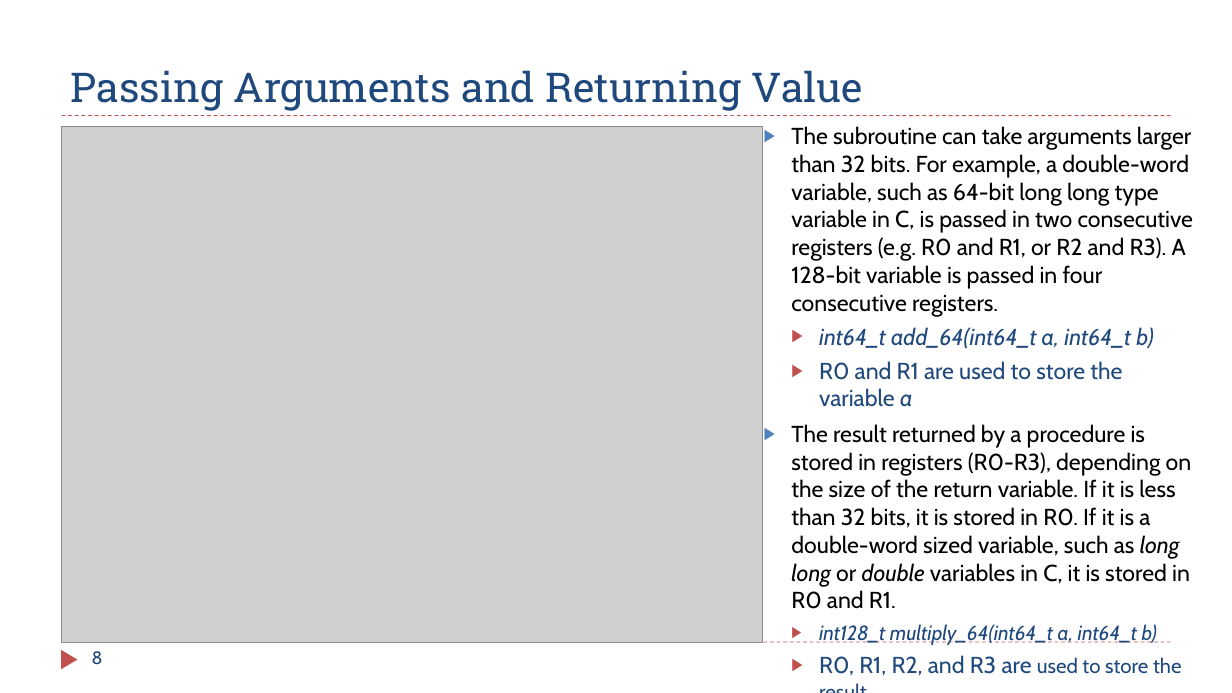
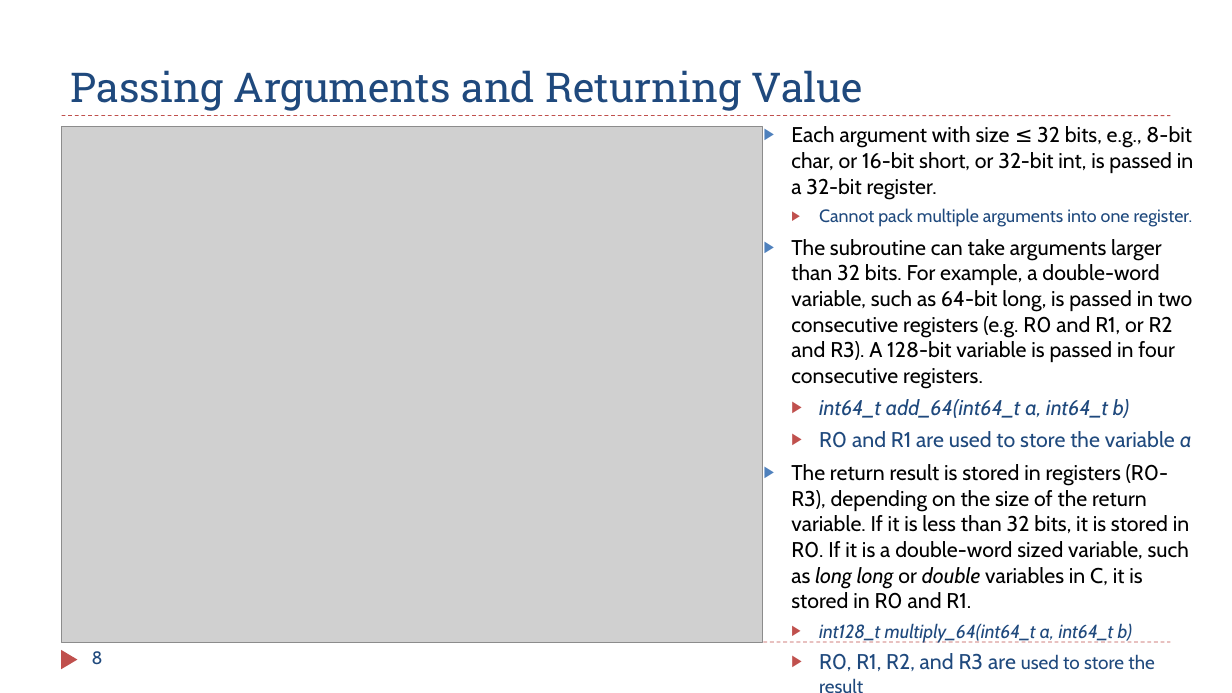
Before and after one commit to guhofstra/CSC111Fa25, a slide deck: slide 8 of PPTs/Ch8_ARM_Subroutines_1_Parameters_Registers.pptx. Drawn at 1232x693 pixels with LibreOffice and Linux fonts; fonts in the diff are those of the drawing; grey boxes stand for pictures. Boxes give left, top, right and bottom in pixels: in the first picture for what was removed or moved away, otherwise in the second. Text is boxed around its words. In the diff, an @@ line names an element or a change of style, - is before the commit and + after.

```diff
--- a/PPTs/Ch8_ARM_Subroutines_1_Parameters_Registers.pptx
+++ b/PPTs/Ch8_ARM_Subroutines_1_Parameters_Registers.pptx
@@ text at [791, 126, 1193, 389]: text changed; size 18 to 16.6 pt @@
-▶ The subroutine can take arguments larger than 32 bits. For example, a double-word variable, such as 64-bit long long type variable in C, is passed in two consecutive registers (e.g. R0 and R1, or R2 and R3). A 128-bit variable is passed in four consecutive registers.
+▶ Each argument with size ≤ 32 bits, e.g., 8-bit char, or 16-bit short, or 32-bit int, is passed in a 32-bit register.
+  ▶ Cannot pack multiple arguments into one register.
+▶ The subroutine can take arguments larger than 32 bits. For example, a double-word variable, such as 64-bit long, is passed in two consecutive registers (e.g. R0 and R1, or R2 and R3). A 128-bit variable is passed in four consecutive registers.
@@ text at [819, 399, 1192, 671]: size 18 to 16.6 pt in "int64_t add_64(int64_t a, int64_t b)", "R0 and R1 are used to store ...", "R0, R1, R2, and R3 are"; size 16 to 14.8 pt in "int128_t multiply_64(int64_t a, int64_t b)", "used to store the result" @@
@@ text at [791, 464, 1189, 609]: text changed; size 18 to 16.6 pt @@
-▶ The result returned by a procedure is stored in registers (R0-R3), depending on the size of the return variable. If it is less than 32 bits, it is stored in R0. If it is a double-word sized variable, such as long long or double variables in C, it is stored in R0 and R1.
+▶ The return result is stored in registers (R0-R3), depending on the size of the return variable. If it is less than 32 bits, it is stored in R0. If it is a double-word sized variable, such as long long or double variables in C, it is stored in R0 and R1.
```
Also in this commit, not shown: 1 slide added, 1 slide removed, 3 other files.
